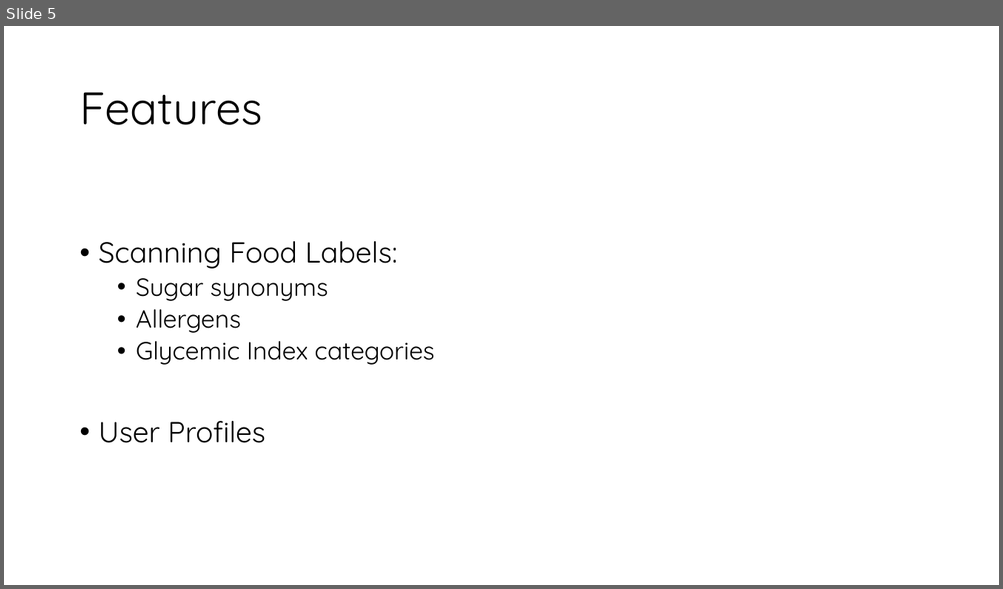
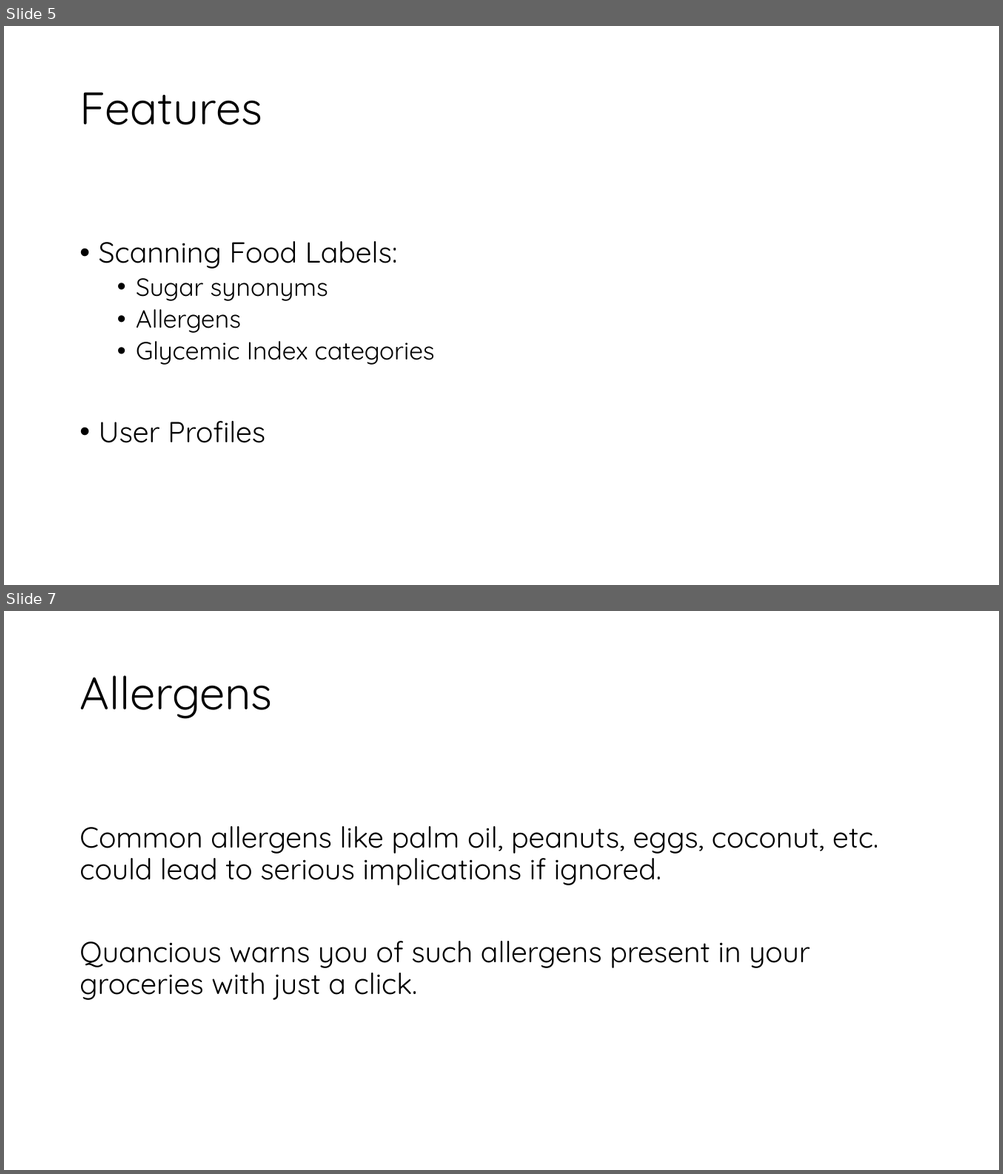
Before and after one commit to IIITBangalore/CISHack-IIITB, a slide deck: Quancious.pptx. Shown one above the other, each under a label of ours: slide 5 before the commit, slides 5 and 7 after it; the slides between them are not shown. The pictures are 1003x589 and 1003x1174 pixels, drawn with LibreOffice and Linux fonts; fonts in the diff are those of the drawing. Boxes give left, top, right and bottom in pixels: in the first picture for what was removed or moved away, otherwise in the second. Text is boxed around its words. In the diff, an @@ line names an element or a change of style, - is before the commit and + after.

```diff
--- a/Quancious.pptx
+++ b/Quancious.pptx
@@ slide 7 added at box(4, 611, 999, 1170), background #FFFFFF @@
@@ title added at box(79, 675, 272, 719), 44 pt, text #000000 @@
+Allergens
@@ text added at box(79, 826, 878, 1000), 28 pt, text #000000 @@
+Common allergens like palm oil, peanuts, eggs, coconut, etc. could lead to serious implications if ignored.
+Quancious warns you of such allergens present in your groceries with just a click.
```
Also in this commit, not shown: 3 other slides added.
